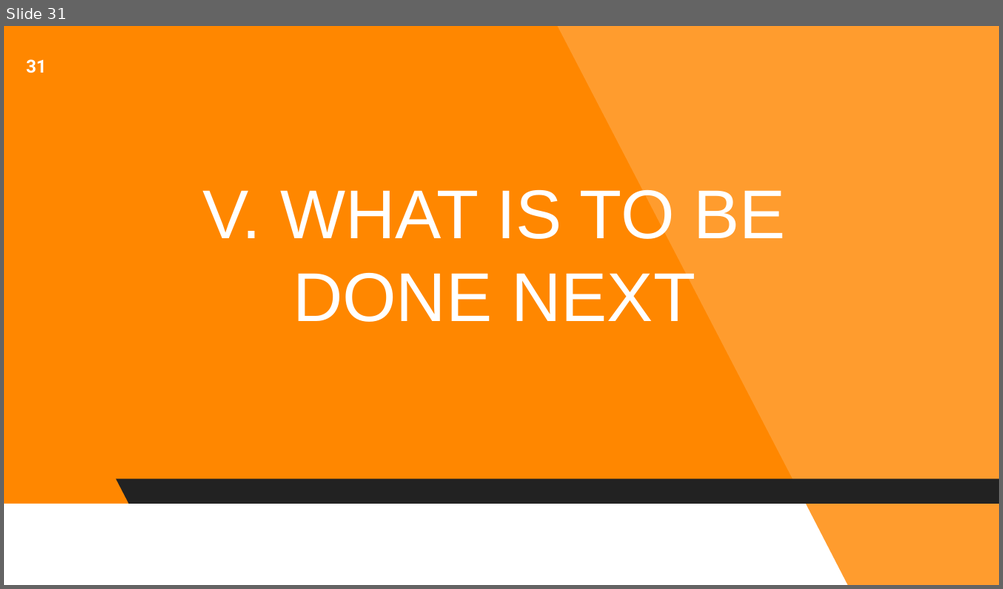
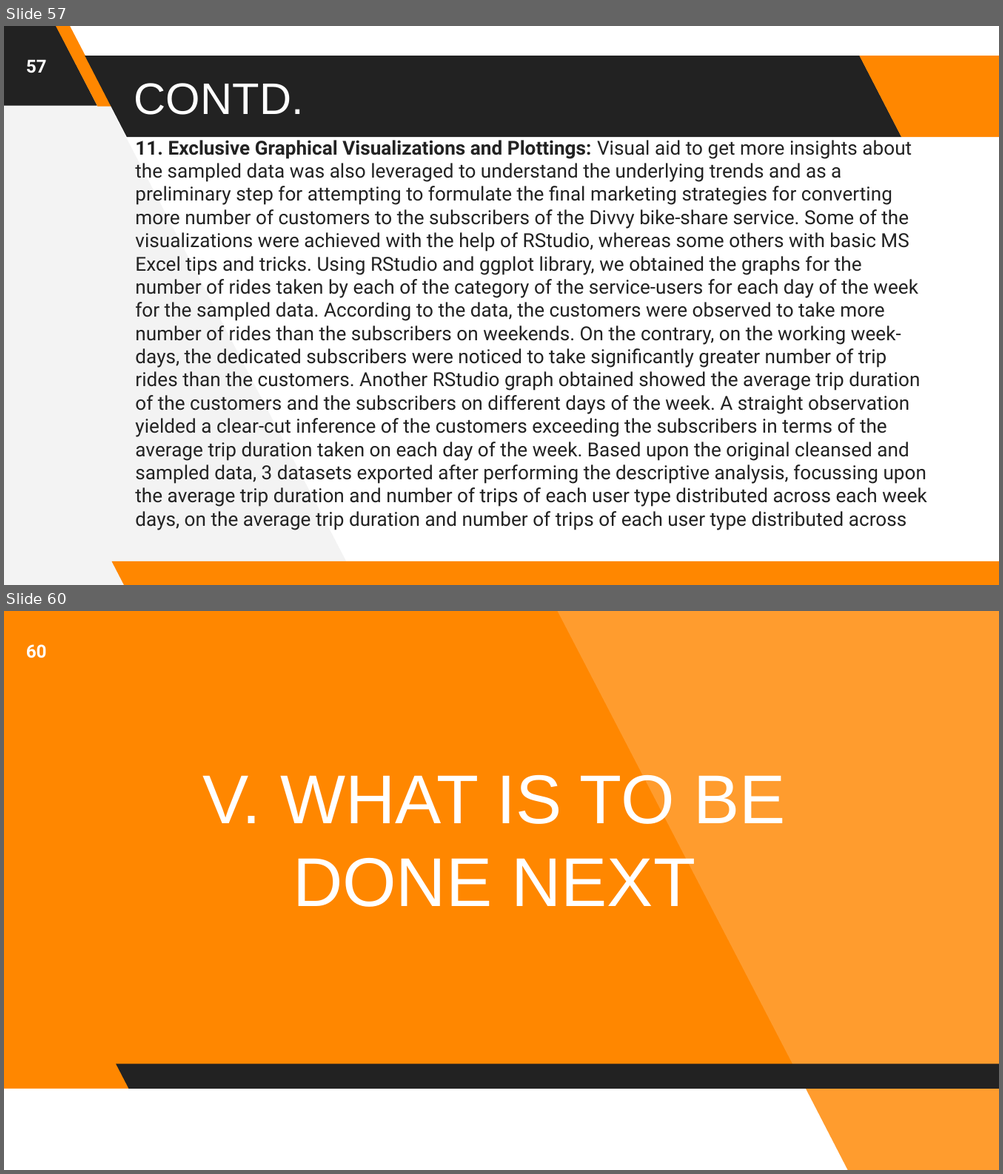
Before and after one commit to astrodestroyergithub/Divvy-Bike-Share, a slide deck: PPTS/19BCE1156_Tamojit_Roy_Capstone_Project_B.Tech_CSE_2019-23_Review-2.pptx. Shown one above the other, each under a label of ours: slide 31 before the commit, slides 57 and 60 after it; the slides between them are not shown. The pictures are 1003x589 and 1003x1174 pixels, drawn with LibreOffice and Linux fonts; fonts in the diff are those of the drawing. Boxes give left, top, right and bottom in pixels: in the first picture for what was removed or moved away, otherwise in the second. Text is boxed around its words. In the diff, an @@ line names an element or a change of style, - is before the commit and + after.

```diff
--- a/PPTS/19BCE1156_Tamojit_Roy_Capstone_Project_B.Tech_CSE_2019-23_Review-2.pptx
+++ b/PPTS/19BCE1156_Tamojit_Roy_Capstone_Project_B.Tech_CSE_2019-23_Review-2.pptx
@@ slide 57 added at (4,26,999,585), background #FFFFFF @@
@@ page number added at (26,59,47,73), 13 pt, text #FFFFFF, bold @@
+57
@@ title added at (134,83,304,115), 32 pt, text #FFFFFF @@
+CONTD.
@@ text added at (135,137,927,531), 14 pt, text #222222 @@
+11. Exclusive Graphical Visualizations and Plottings: Visual aid to get more insights about the sampled data was also leveraged to understand the underlying trends and as a preliminary step for attempting to formulate the final marketing strategies for converting more number of customers to the subscribers of the Divvy bike-share service. Some of the visualizations were achieved with the help of RStudio, whereas some others with basic MS Excel tips and tricks. Using RStudio and ggplot library, we obtained the graphs for the number of rides taken by each of the category of the service-users for each day of the week for the sampled data. According to the data, the customers were observed to take more number of rides than the subscribers on weekends. On the contrary, on the working week-days, the dedicated subscribers were noticed to take significantly greater number of trip rides than the customers. Another RStudio graph obtained showed the average trip duration of the customers and the subscribers on different days of the week. A straight observation yielded a clear-cut inference of the customers exceeding the subscribers in terms of the average trip duration taken on each day of the week. Based upon the original cleansed and sampled data, 3 datasets exported after performing the descriptive analysis, focussing upon the average trip duration and number of trips of each user type distributed across each week days, on the average trip duration and number of trips of each user type distributed across
@@ group added at (4,26,999,585): 5 parallelograms, 1 freeform shape @@
@@ what was slide 31 is now slide 60 @@
@@ page number at (26,644,47,658): text changed @@
-31
+60
```
Also in this commit, not shown: 18 slides changed, 31 other slides added, 3 slides removed, 1 other file.
